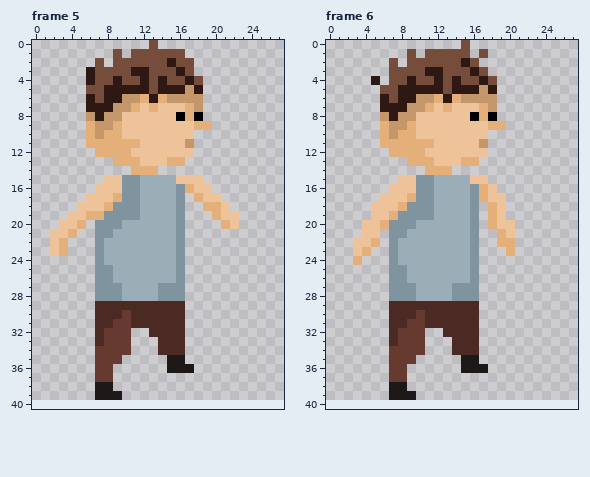
Pixel-art file, stored at res/aseprites/Kid Jump and Fall.aseprite. Above: the version before the commit.
28x40 pixels, 6 frames. Shown: frame 5, frame 6. The old version is drawn lined up with the new one, on the new canvas. The commit also changed other frames, which this record leaves out.
New version:
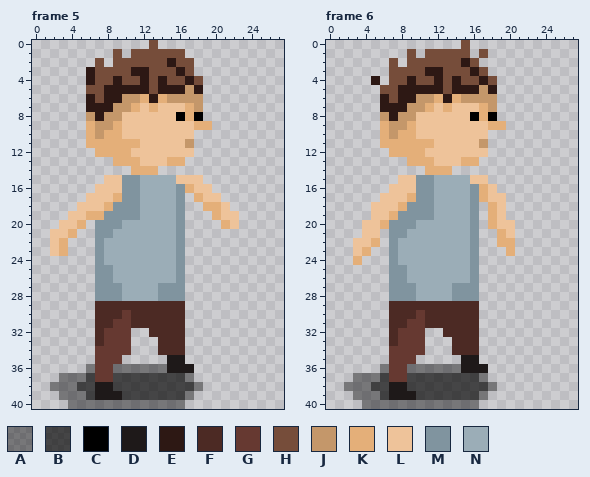
Palette (. is transparent): A #0000006b  B #000000a9  C #000000  D #1e1919  E #2d1814  F #4c2a24  G #663931  H #764d3a  J #c4976a  K #e4af79  L #eec39a  M #80949f  N #9badb7
Changes in this commit:
canvas 28x40 -> 28x41
Frame 5:
y 36: x 6 . -> A; x 9..14 ...... -> AAAAAA
y 37: x 3..6 .... -> AAAB; x 9..17 ......... -> BBBBBBBBA
y 38: x 2..6 ..... -> AAABB; x 9..18 .......... -> BBBBBBBBBA
y 39: x 3..6 .... -> AAAB; x 10..17 ........ -> BBBBBBBA
y 40: x 4..16 ............. -> AAAAAAAAAAAAA
Frame 6: the same change as frame 5
